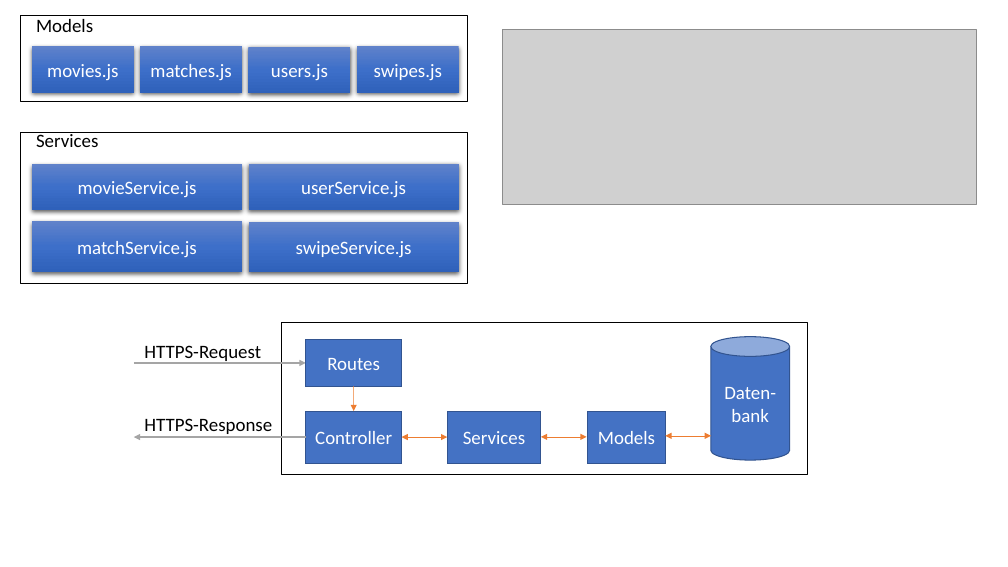
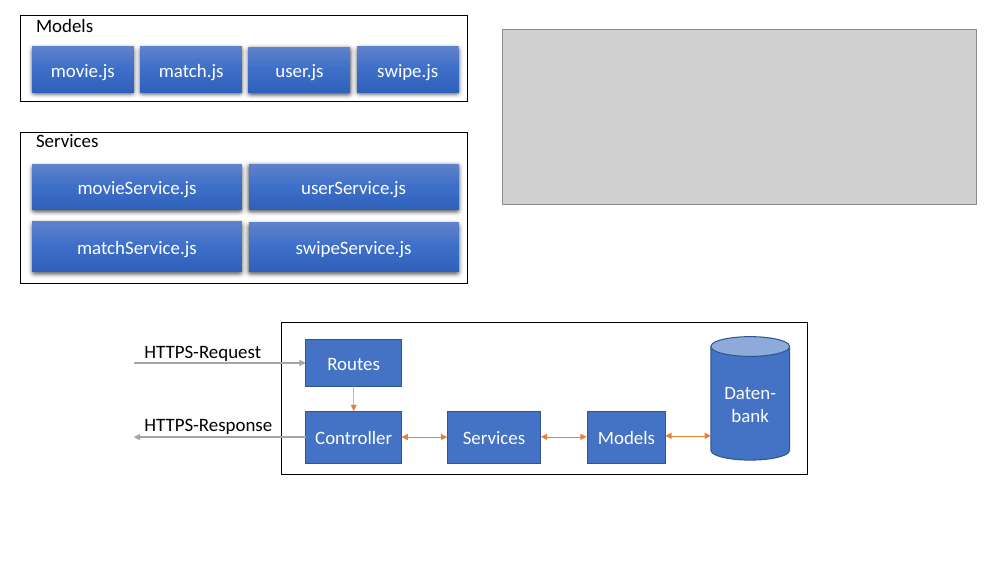
Before and after one commit to VincentSchreck/Dokumentation_Studienarbeit, a slide deck: slide 1 of images/backendstruktur.pptx. Drawn at 1008x567 pixels with LibreOffice and Linux fonts; fonts in the diff are those of the drawing; grey boxes stand for pictures. Boxes give left, top, right and bottom in pixels: in the first picture for what was removed or moved away, otherwise in the second. Text is boxed around its words. In the diff, an @@ line names an element or a change of style, - is before the commit and + after.

```diff
--- a/images/backendstruktur.pptx
+++ b/images/backendstruktur.pptx
@@ text in rectangle at <box>51,64,115,80</box>: text changed @@
-movies.js
+movie.js
@@ text in rectangle at <box>159,64,224,80</box>: text changed @@
-matches.js
+match.js
@@ text in rectangle at <box>275,64,323,80</box>: text changed @@
-users.js
+user.js
@@ text in rectangle at <box>377,64,438,80</box>: text changed @@
-swipes.js
+swipe.js
```
Also in this commit, not shown: 6 other files.
